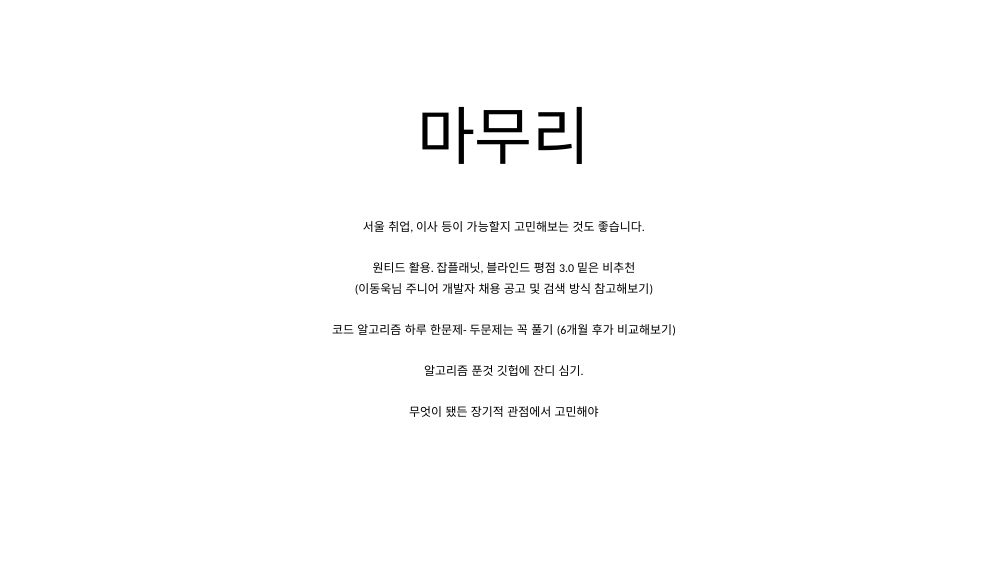
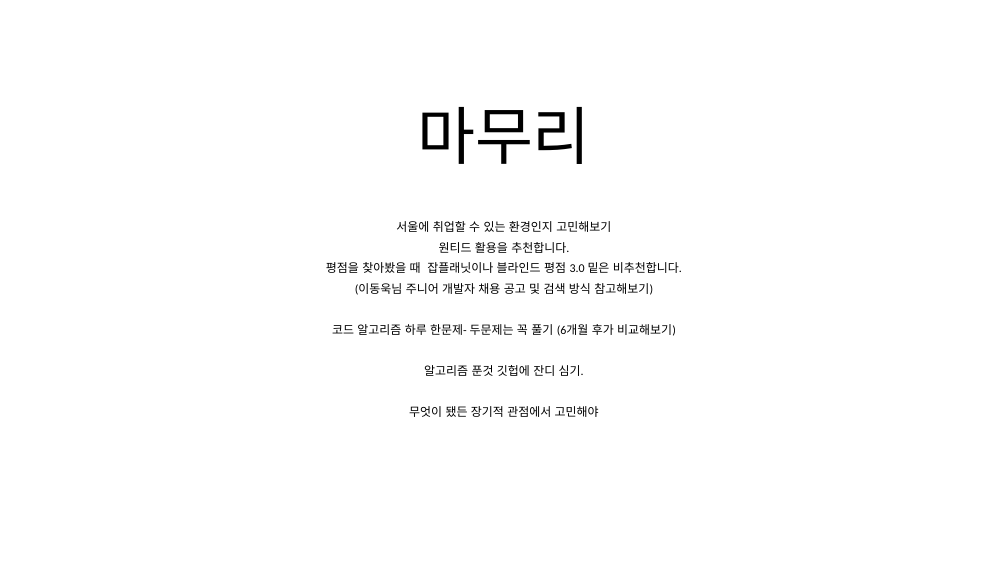
Before and after one commit to dharana77/metoringPython, a slide deck: slide 31 of 피피티_마무리.pptx. Drawn at 1008x567 pixels with LibreOffice and Linux fonts; fonts in the diff are those of the drawing. Boxes give left, top, right and bottom in pixels: in the first picture for what was removed or moved away, otherwise in the second. Text is boxed around its words. In the diff, an @@ line names an element or a change of style, - is before the commit and + after.

```diff
--- a/피피티_마무리.pptx
+++ b/피피티_마무리.pptx
@@ subtitle at [326, 221, 682, 273]: text changed @@
-서울 취업, 이사 등이 가능할지 고민해보는 것도 좋습니다.
-원티드 활용. 잡플래닛, 블라인드 평점 3.0 밑은 비추천
+서울에 취업할 수 있는 환경인지 고민해보기
+원티드 활용을 추천합니다.
+평점을 찾아봤을 때 잡플래닛이나 블라인드 평점 3.0 밑은 비추천합니다.
```
Also in this commit, not shown: 8 other slides changed, 4 other files.
